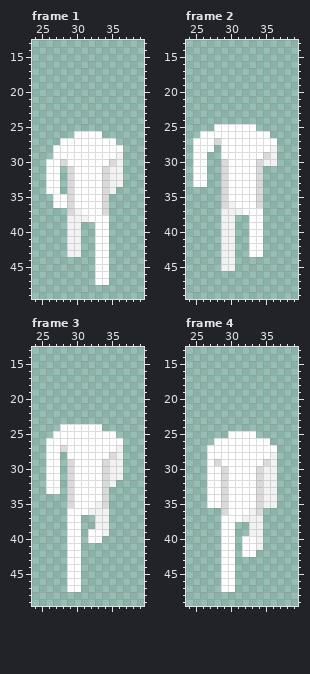
Two versions of one pixel-art file, Assets/Art/Characters/Player/Run/Player_Run_Up.aseprite. Above, as it was before the edit.
64x64 pixels, 8 frames. Shown: frame 1: x 24..39, y 13..49; frame 2: x 24..39, y 13..49; frame 3: x 24..39, y 13..49; frame 4: x 24..39, y 13..49. The commit also changed other frames, which this record leaves out.
The same view after the edit:
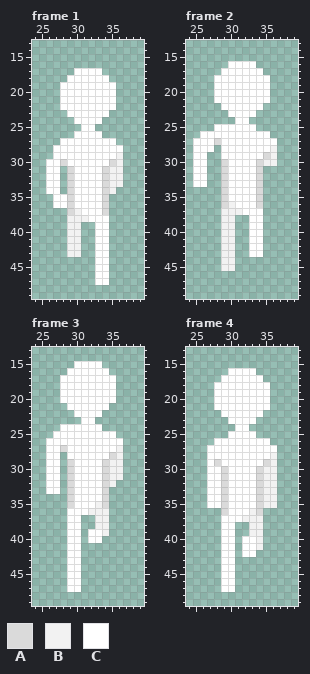
Palette (. is transparent): A #dadada  B #f2f2f2  C #ffffff
From the commit log: Player Head Run Anim
The exact change:
layer "Skin/Head" now shown
Changed rows in their new state; - is an unchanged pixel.
Frame 1, layer "Skin/Head":
first column x 28:
17 --CCCC--
18 -CCCCCC-
19 CCCCCCCC
20 CCCCCCCC
21 CCCCCCCC
22 CCCCCCCC
23 -CCCCCC-
24 --CCCC--
25 ---CC---
Frame 2, layer "Skin/Head":
first column x 28:
16 --CCCC--
17 -CCCCCC-
18 CCCCCCCC
19 CCCCCCCC
20 CCCCCCCC
21 CCCCCCCC
22 -CCCCCC-
23 --CCCC--
24 ---CC---
Frame 3, layer "Skin/Head":
first column x 28:
15 --CCCC--
16 -CCCCCC-
17 CCCCCCCC
18 CCCCCCCC
19 CCCCCCCC
20 CCCCCCCC
21 -CCCCCC-
22 --CCCC--
23 ---CC---
Frame 4, layer "Skin/Head": the same change as frame 2
